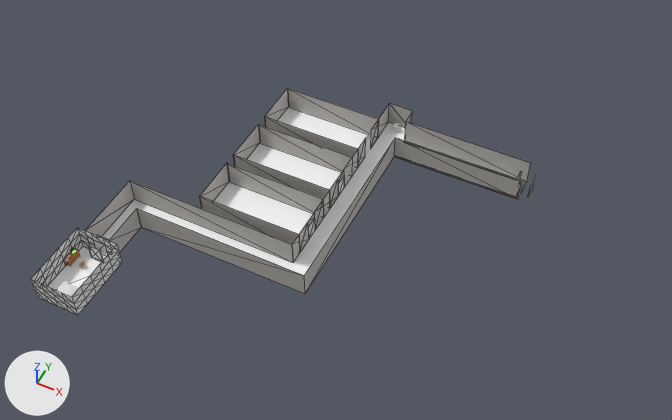
The glTF model assets/levels/level_1.glb: old version first, new version second.
One viewpoint serves both versions: a camera (50 mm lens) standing at (99.4, -81.4, 152.6) and looking at (41.2, 35.0, 7.2). The lights are fixed; the arrows at lower left show +X, +Y and +Z. The picture after the commit comes second. Mesh edges are drawn as thin lines on the coarser meshes. Where no turn or scale is listed for an object, it has been applied to the vertices. Vertices at exactly the same position are counted once.
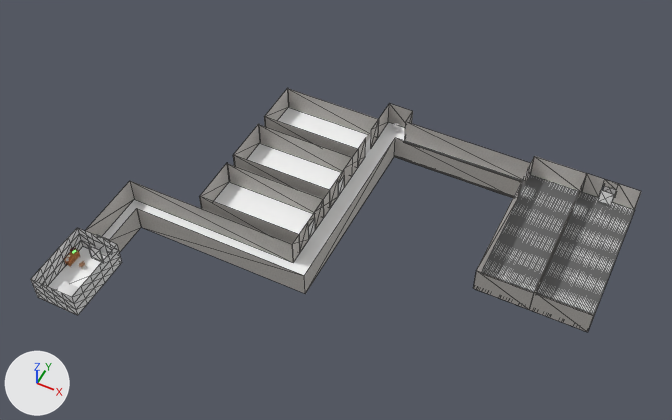
Commit message: added two more rooms

Where the newer file only moved an object's origin or applied its transform, the numbers keep the older frame.

Where the change shows, as pixel boxes (x1, y1, x2, y2) in the pictures (672 x 420 px):
'Plane.053', added: after (537, 192, 634, 314)
'Plane.046', added: after (482, 175, 580, 292)
'Plane.056', added: after (529, 292, 594, 332)
'Plane.043', added: after (473, 270, 534, 310)
'Plane.044', added: after (530, 156, 587, 191)
'Plane.041', added: after (477, 177, 524, 272)
'Plane.060', added: after (612, 184, 641, 210)
'Plane.059', added: after (582, 174, 605, 198)
'Cube.001', moved, turned: before (517, 171, 522, 180); after (597, 190, 615, 207)
'Plane.058', added: after (534, 201, 575, 293)
'Cube.003', moved, turned: before (528, 176, 536, 197); after (603, 186, 616, 196)
'Plane.055', added: after (603, 180, 618, 190)
'Plane.049', added: after (555, 197, 577, 248)
'Plane.050', added: after (589, 196, 640, 328)
'Plane.042', added: after (525, 158, 534, 184)
'Plane.057', added: after (577, 174, 587, 201)

What changed in the scene script:
```text
Change me_cube_001:
    remove me_cube_001.from_pydata(...)  # 8 vertices, 12 faces; spans x 71.53..71.73, y 63.17..66.17, z 0.0..4.0
    add me_cube_001.from_pydata(...)  # 8 vertices, 12 faces; spans x 89.0..92.0, y 68.34..68.59, z 0.0..4.0
    me_cube_001 part 1: the whole mesh is turned 89 degrees about the z axis through its middle, then moved by (18.88, 3.79, 0.0)
Change me_cube_003:
    remove me_cube_003.from_pydata(...)  # 8 vertices, 12 faces; spans x 74.8..75.0, y 63.17..66.17, z 0.0..4.0
    add me_cube_003.from_pydata(...)  # 8 vertices, 12 faces; spans x 89.11..92.11, y 71.63..71.83, z 0.0..4.0
    me_cube_003 part 2: the whole mesh is turned 90 degrees about the z axis through its middle, then moved by (15.72, 7.06, 0.0)
Add ob_plane_060:
    ob_plane_060 = bpy.data.objects.new('Plane.060', me_plane_054)  # 4 vertices, 2 faces; spans x 92.0..97.0, y 70.0, z 0.0..6.0; in mat_material_057 (picture img_start_corridor_wall)
    ob_plane_060.location = (0.0, 0.0, 0.0)
Add ob_plane_059:
    ob_plane_059 = bpy.data.objects.new('Plane.059', me_plane_053)  # 4 vertices, 2 faces; spans x 85.0..89.0, y 70.0, z 0.0..6.0; in mat_material_056 (picture img_start_corridor_wall)
    ob_plane_059.location = (0.0, 0.0, 0.0)
Add ob_plane_055:
    ob_plane_055 = bpy.data.objects.new('Plane.055', me_plane_052)  # 4 vertices, 2 faces; spans x 89.0..92.0, y 70.0, z 4.0..6.0; in mat_material_055 (picture img_start_corridor_wall)
    ob_plane_055.location = (0.0, 0.0, 0.0)
Add ob_plane_058:
    ob_plane_058 = bpy.data.objects.new('Plane.058', me_plane_051)  # 4 vertices, 2 faces; spans x 85.0, y 34.0..63.0, z 0.0..6.0; in mat_material_054 (picture img_start_corridor_wall)
    ob_plane_058.location = (0.0, 0.0, 0.0)
Add ob_plane_057:
    ob_plane_057 = bpy.data.objects.new('Plane.057', me_plane_050)  # 4 vertices, 2 faces; spans x 73.0, y 66.0..70.0, z 0.0..6.0; in mat_material_053 (picture img_start_corridor_wall)
    ob_plane_057.location = (12.0, 0.0, 0.0)
Add ob_plane_056:
    ob_plane_056 = bpy.data.objects.new('Plane.056', me_plane_049)  # 4 vertices, 2 faces; spans x 85.0..97.0, y 34.0, z 0.0..6.0; in mat_material_052 (picture img_start_corridor_wall)
    ob_plane_056.location = (0.0, 0.0, 0.0)
Add ob_plane_053:
    ob_plane_053 = bpy.data.objects.new('Plane.053', me_mesh_33_005)  # 287 vertices, 480 faces; spans x 85.0..97.0, y 34.0..70.0, z 0.0; in mat_material_31_005 (white #ffffff)
    ob_plane_053.location = (0.0, 0.0, 0.0)
Add ob_plane_050:
    ob_plane_050 = bpy.data.objects.new('Plane.050', me_plane_044)  # 4 vertices, 2 faces; spans x 97.0, y 34.0..70.0, z 0.0..6.0; in mat_material_047 (picture img_start_corridor_wall)
    ob_plane_050.location = (0.0, 0.0, 0.0)
Add ob_plane_049:
    ob_plane_049 = bpy.data.objects.new('Plane.049', me_plane_043)  # 4 vertices, 2 faces; spans x 0.0, y -14.5..14.5, z -3.0..3.0; in mat_material_046 (picture img_start_corridor_wall)
    ob_plane_049.location = (85.0, 48.5, 3.0)
Add ob_plane_046:
    ob_plane_046 = bpy.data.objects.new('Plane.046', me_mesh_33_004)  # 287 vertices, 480 faces; spans x 73.0..85.0, y 34.0..70.0, z 0.0; in mat_material_31_004 (white #ffffff)
    ob_plane_046.location = (0.0, 0.0, 0.0)
Add ob_plane_044:
    ob_plane_044 = bpy.data.objects.new('Plane.044', me_plane_038)  # 4 vertices, 2 faces; spans x -6.0..6.0, y 0.0, z -3.0..3.0; in mat_material_041 (picture img_start_corridor_wall)
    ob_plane_044.location = (79.0, 70.0, 3.0)
Add ob_plane_043:
    ob_plane_043 = bpy.data.objects.new('Plane.043', me_plane_037)  # 4 vertices, 2 faces; spans x 73.0..85.0, y 34.0, z 0.0..6.0; in mat_material_040 (picture img_start_corridor_wall)
    ob_plane_043.location = (0.0, 0.0, 0.0)
Add ob_plane_042:
    ob_plane_042 = bpy.data.objects.new('Plane.042', me_plane_036)  # 4 vertices, 2 faces; spans x 73.0, y 66.0..70.0, z 0.0..6.0; in mat_material_039 (picture img_start_corridor_wall)
    ob_plane_042.location = (0.0, 0.0, 0.0)
Add ob_plane_041:
    ob_plane_041 = bpy.data.objects.new('Plane.041', me_plane_035)  # 4 vertices, 2 faces; spans x 73.0, y 34.0..63.0, z 0.0..6.0; in mat_material_038 (picture img_start_corridor_wall)
    ob_plane_041.location = (0.0, 0.0, 0.0)
```
